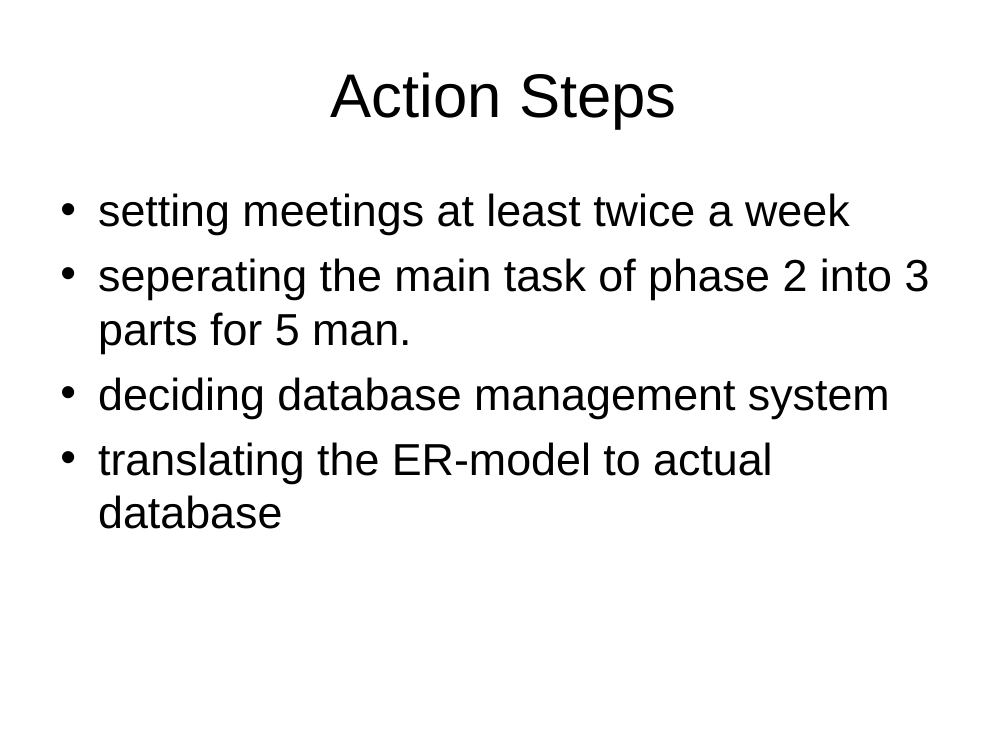
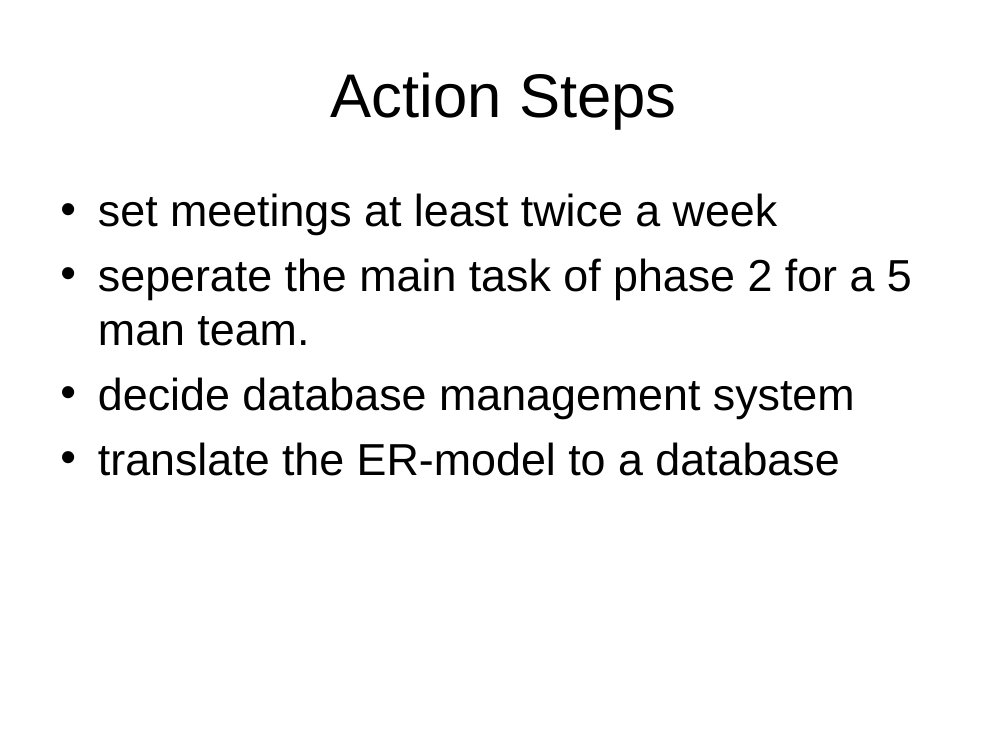
Before and after one commit to yvw5231/project, a slide deck: slide 5 of The League of Lengends Store.ppt. Drawn at 1008x756 pixels with LibreOffice and Linux fonts; fonts in the diff are those of the drawing; background and template pictures are left out. Boxes give left, top, right and bottom in pixels: in the first picture for what was removed or moved away, otherwise in the second. Text is boxed around its words. In the diff, an @@ line names an element or a change of style, - is before the commit and + after.

Commit message:
adds finished powerpoint for phase1

```diff
--- a/The League of Lengends Store.ppt
+++ b/The League of Lengends Store.ppt
@@ text at bbox=[98, 193, 912, 476]: text changed @@
-• setting meetings at least twice a week
-• seperating the main task of phase 2 into 3 parts for 5 man.
-• deciding database management system
-• translating the ER-model to actual database
+• set meetings at least twice a week
+• seperate the main task of phase 2 for a 5 man team.
+• decide database management system
+• translate the ER-model to a database
```
Also in this commit, not shown: 3 other slides changed.
